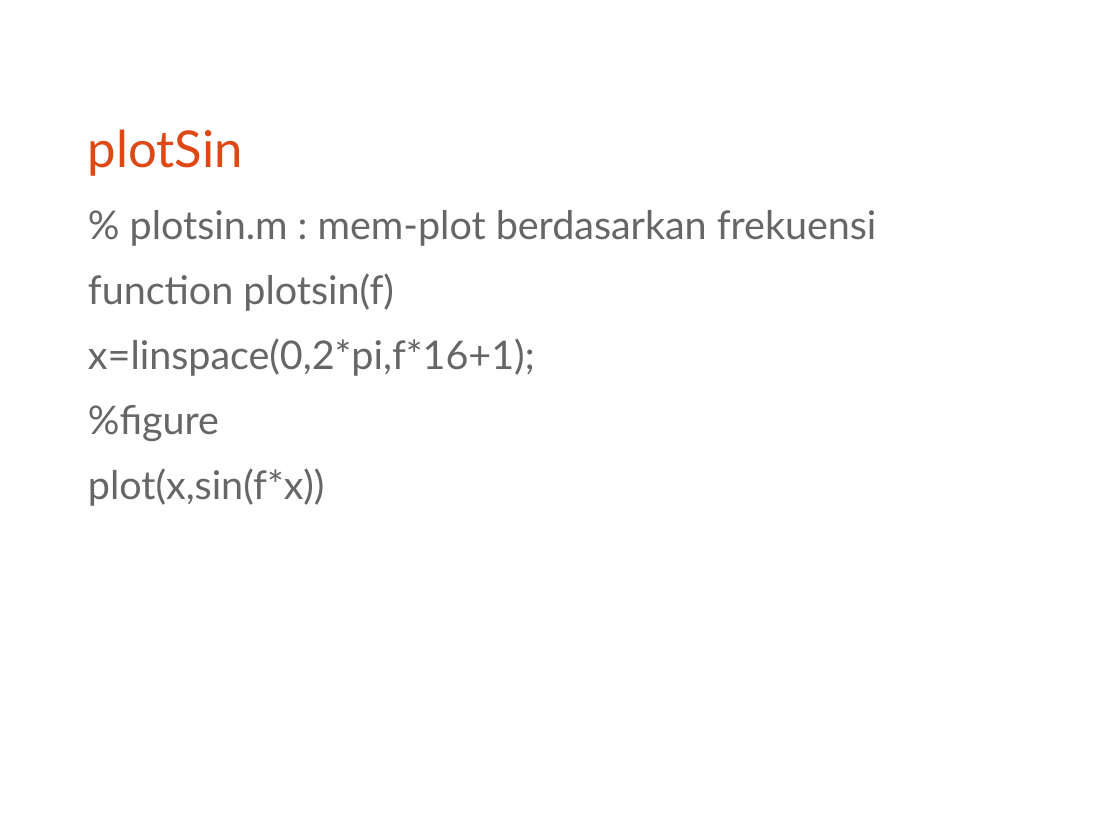
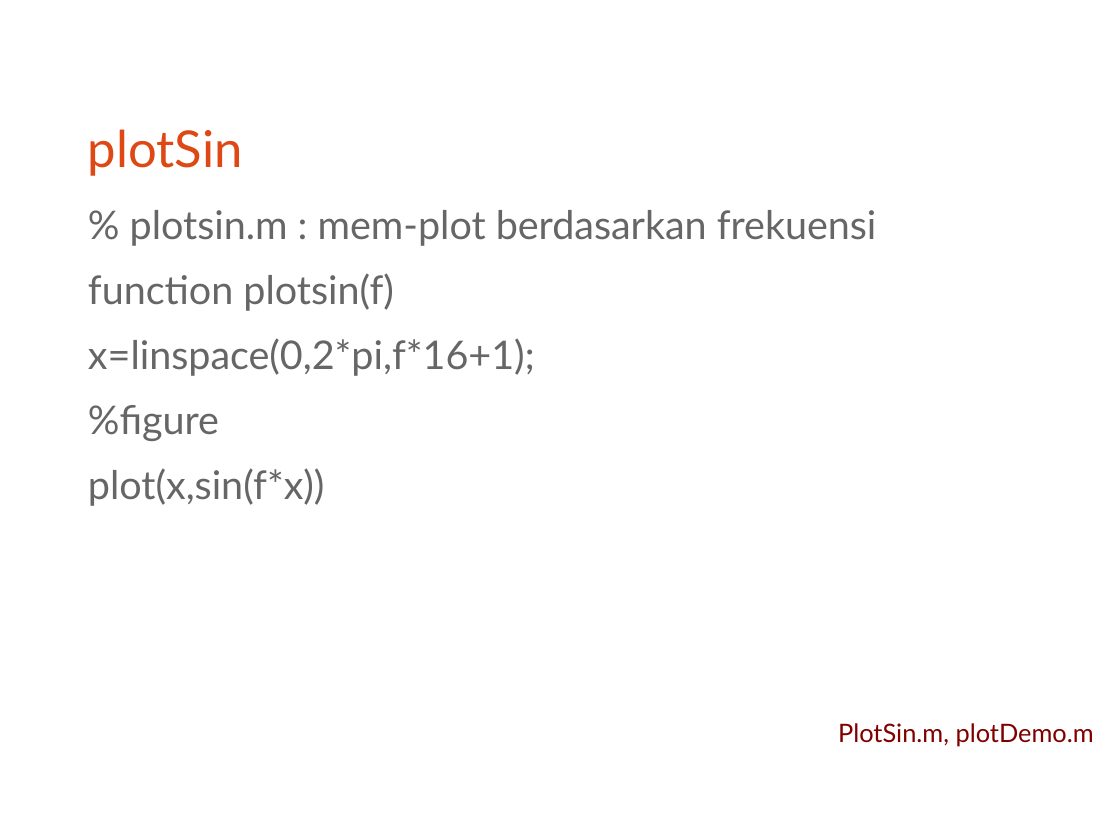
Before and after one commit to bagustris/prokom-tf, a slide deck: slide 31 of slide/matlab.odp. Drawn at 1120x840 pixels with LibreOffice and Linux fonts; fonts in the diff are those of the drawing. Boxes give left, top, right and bottom in pixels: in the first picture for what was removed or moved away, otherwise in the second. Text is boxed around its words. In the diff, an @@ line names an element or a change of style, - is before the commit and + after.

```diff
--- a/slide/matlab.odp
+++ b/slide/matlab.odp
@@ text added at <box>838,723,1094,746</box>, 18 pt, text #800000 @@
+PlotSin.m, plotDemo.m
```
Also in this commit, not shown: 6 other slides changed, 1 slide added, 27 other files.
